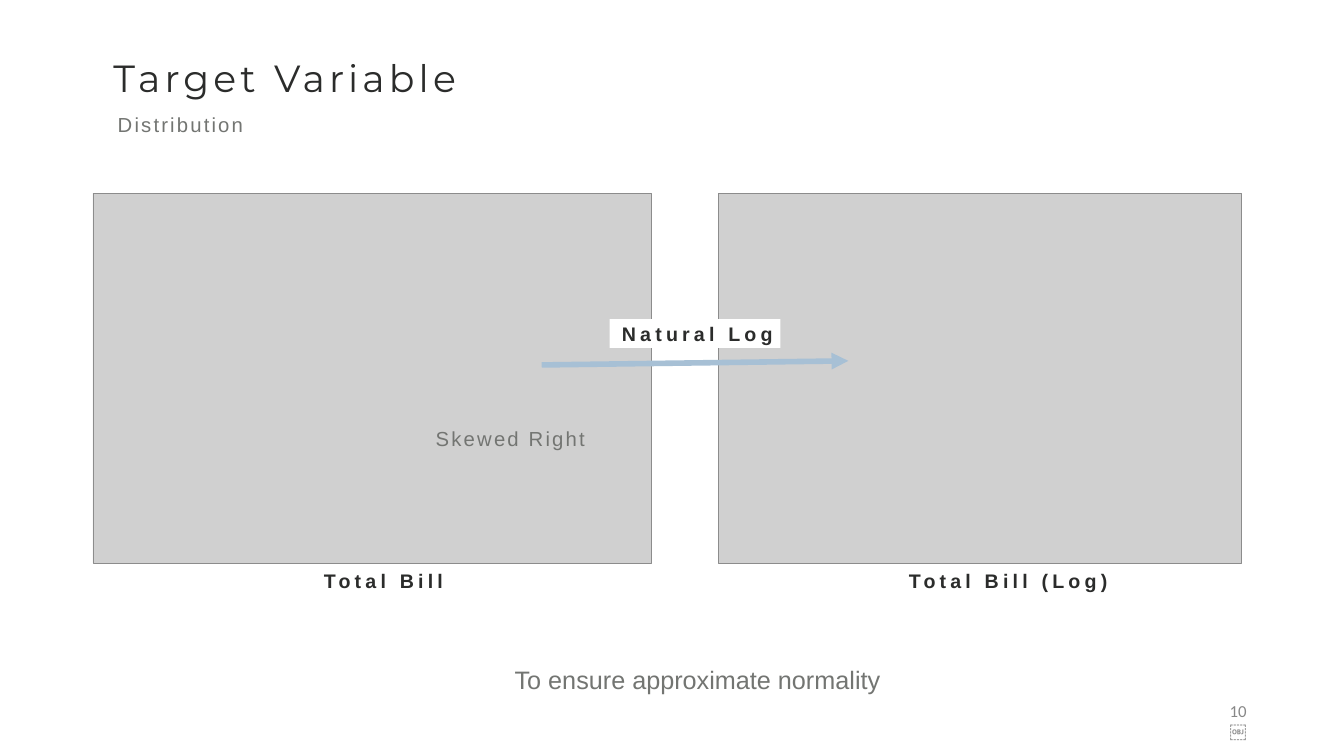
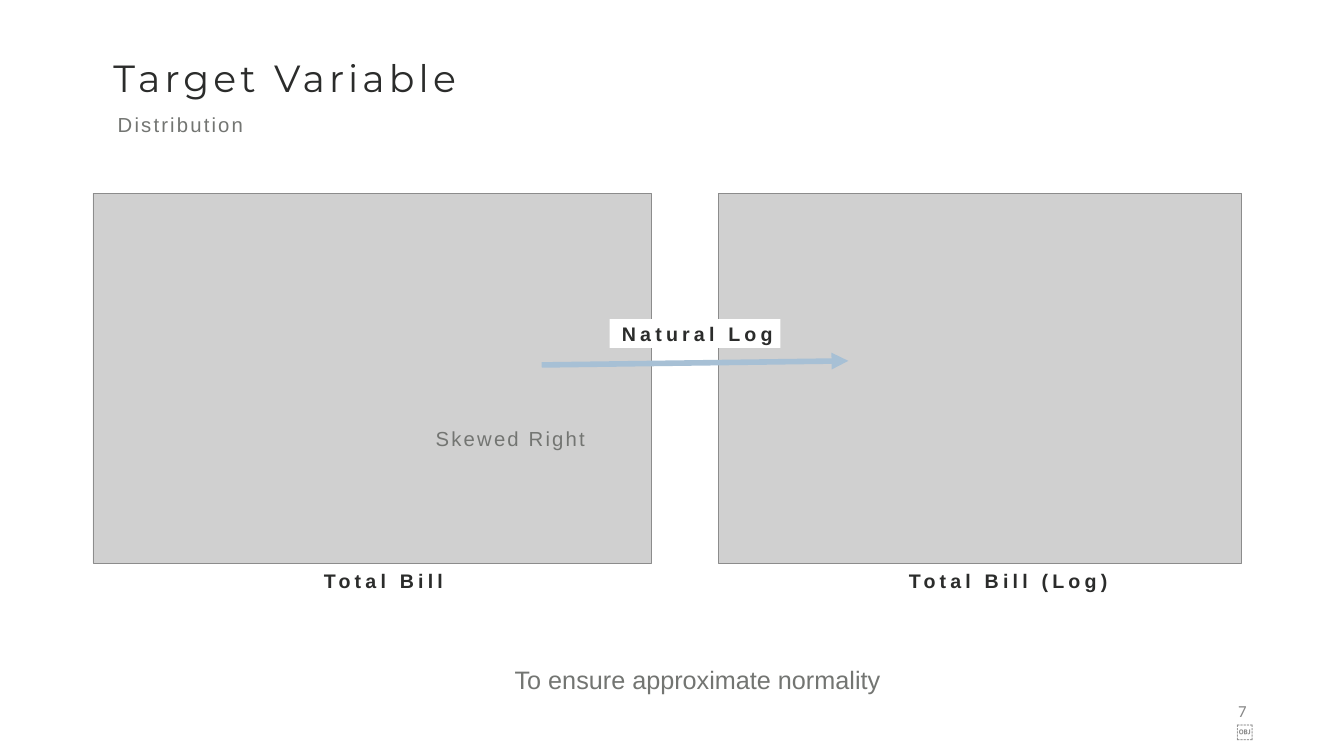
Before and after one commit to joannasyeow/Holmusk_Healthcare_Data, a slide deck: slide 7 of slides.pptx (slide 10 before the commit). Drawn at 1344x756 pixels with LibreOffice and Linux fonts; fonts in the diff are those of the drawing; grey boxes stand for pictures. Boxes give left, top, right and bottom in pixels: in the first picture for what was removed or moved away, otherwise in the second. Text is boxed around its words. In the diff, an @@ line names an element or a change of style, - is before the commit and + after.

```diff
--- a/slides.pptx
+++ b/slides.pptx
@@ page number removed at [1230, 706, 1247, 717] @@
-10￼
@@ page number added at [1238, 706, 1247, 717], 24 pt, text #888888 @@
+7￼
```
Also in this commit, not shown: 22 other slides changed, 7 slides added, 10 slides removed, 13 other files.
